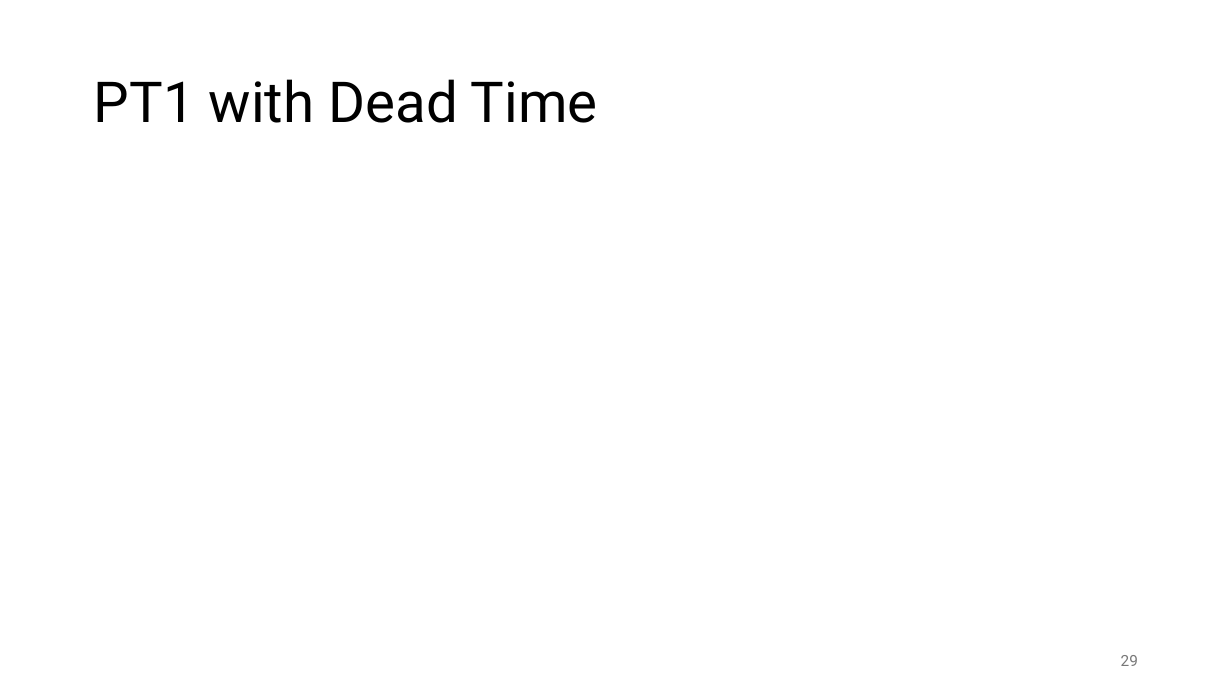
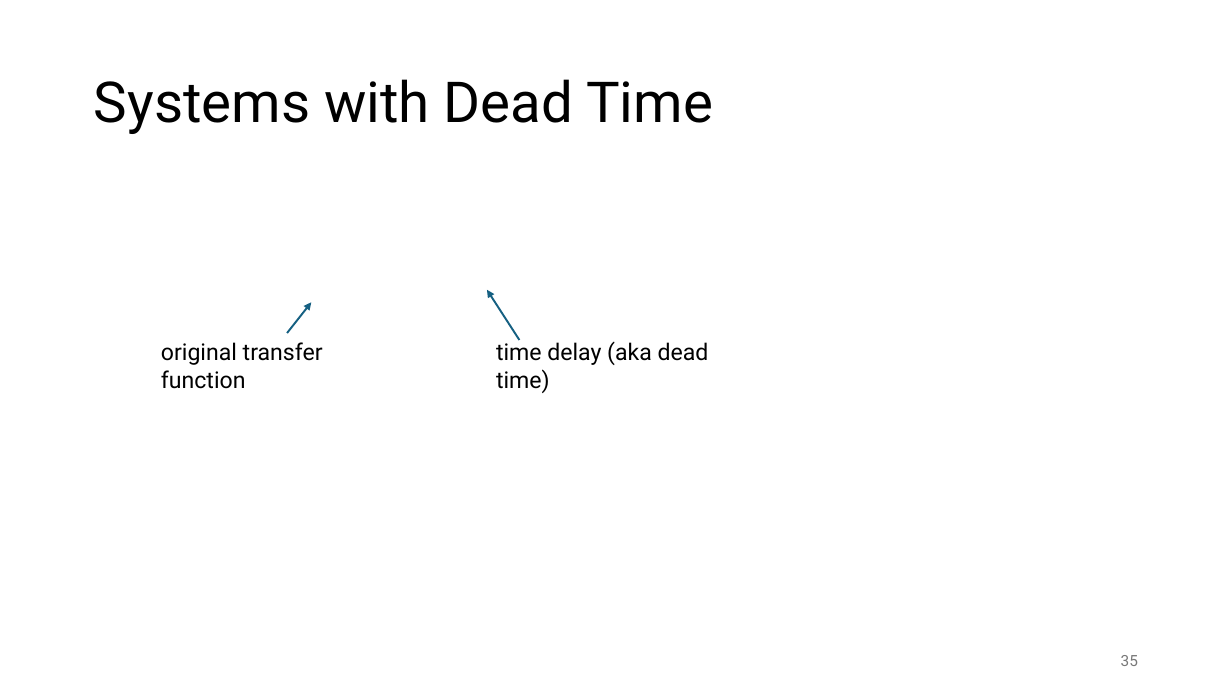
Before and after one commit to FelixWick/control_engineering, a slide deck: slide 35 of slides/3_Laplace.pptx (slide 29 before the commit). Drawn at 1232x693 pixels with LibreOffice and Linux fonts; fonts in the diff are those of the drawing; grey boxes stand for pictures. Boxes give left, top, right and bottom in pixels: in the first picture for what was removed or moved away, otherwise in the second. Text is boxed around its words. In the diff, an @@ line names an element or a change of style, - is before the commit and + after.

```diff
--- a/slides/3_Laplace.pptx
+++ b/slides/3_Laplace.pptx
@@ title at box(94, 79, 713, 134): text changed @@
-PT1 with Dead Time
+Systems with Dead Time
@@ arrow added from (519, 340) to (487, 290), #156082 1.5 pt @@
@@ arrow added from (287, 333) to (311, 302), #156082 1.5 pt @@
@@ text added at box(161, 342, 323, 389), 18 pt, text #000000 @@
+original transfer function
@@ text added at box(496, 339, 709, 393), 18 pt, text #000000 @@
+time delay (aka dead time)
@@ page number at box(1121, 655, 1138, 666): text changed @@
-29
+35
```
Also in this commit, not shown: 2 other slides changed, 10 slides added, 2 slides removed, 1 other file.
